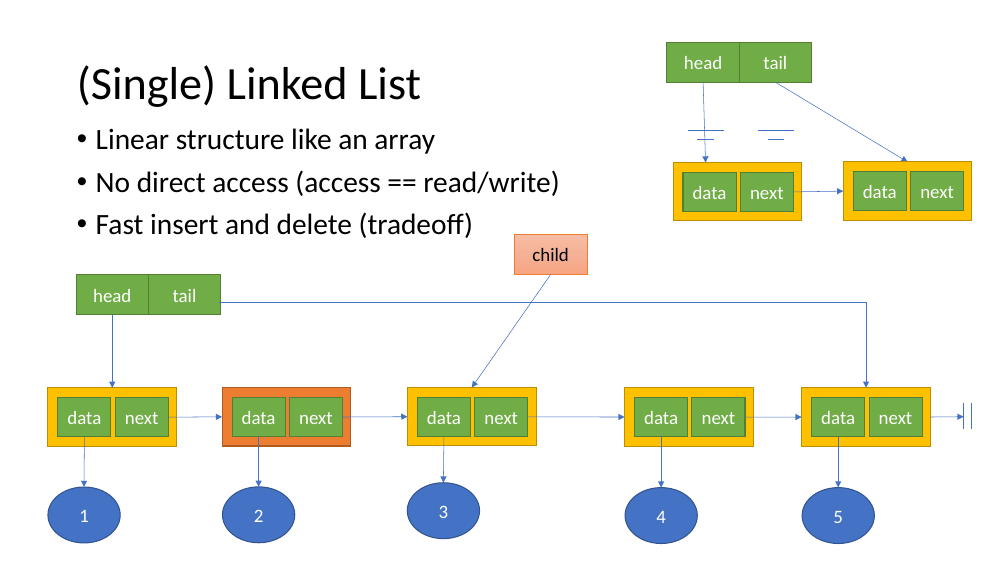
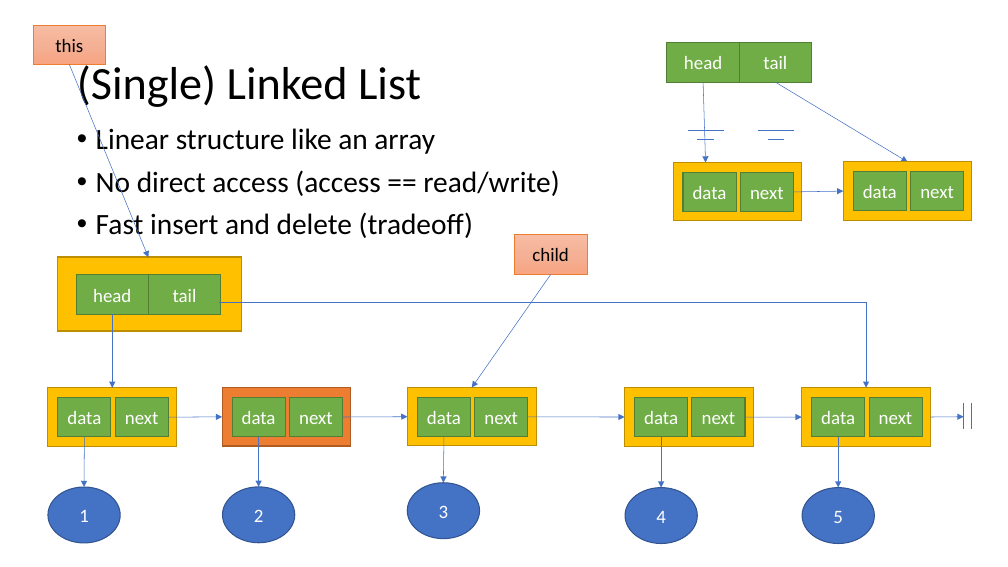
Before and after one commit to brianwhu/fun-in-js, a slide deck: slide 5 of documents/DataStructures.pptx. Drawn at 1008x567 pixels with LibreOffice and Linux fonts; fonts in the diff are those of the drawing. Boxes give left, top, right and bottom in pixels: in the first picture for what was removed or moved away, otherwise in the second. Text is boxed around its words. In the diff, an @@ line names an element or a change of style, - is before the commit and + after.

```diff
--- a/documents/DataStructures.pptx
+++ b/documents/DataStructures.pptx
@@ rectangle added at [33,25,106,64], fill gradient #F7BDA5 to #F5B196 to #F8A582, outline #ED7D31 0.5 pt, 18 pt, text #000000 @@
+this
@@ arrow added from (70, 64) to (148, 257), #4472C4 0.5 pt @@
@@ rectangle added at [58,257,242,331], fill #FFC000, outline #BD8E00 1 pt @@
```
Also in this commit, not shown: 1 other file.
